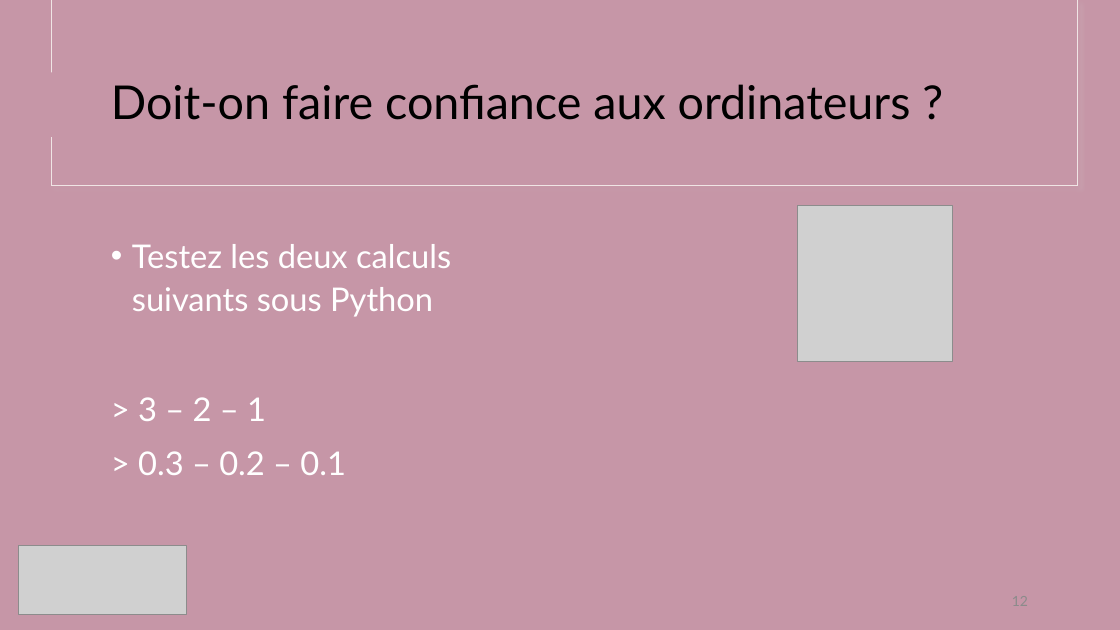
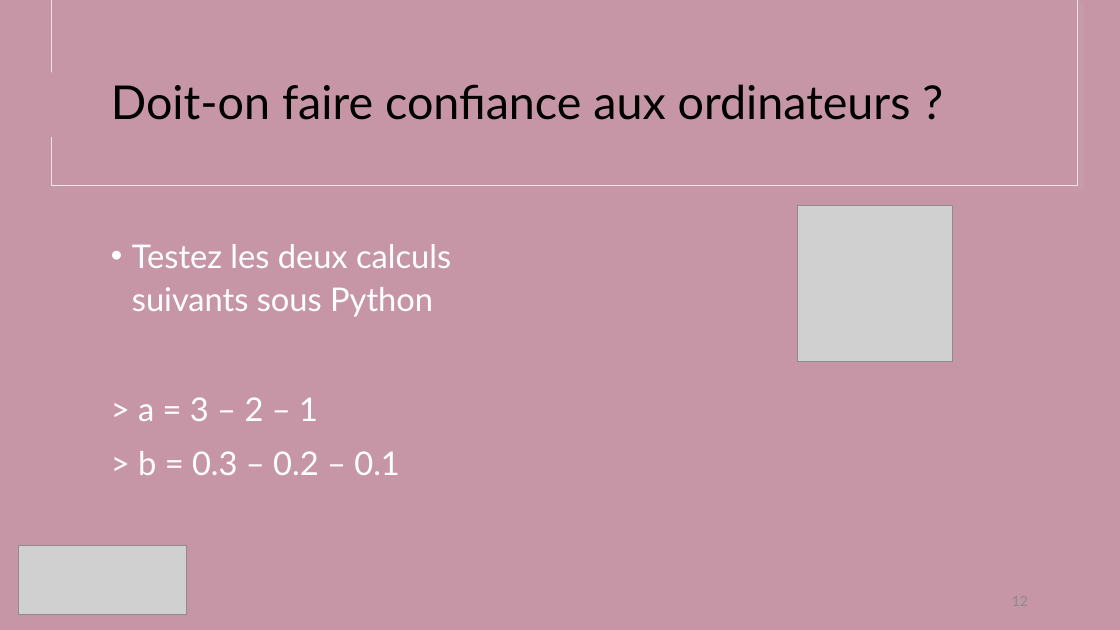
Before and after one commit to IOGS-Digital-Methods/semester-5, a slide deck: slide 12 of ONIP/onip_b1_methodes_numeriques/seance1_demistifier_python/B1_s1_1_Demystifier_Python.pptx. Drawn at 1120x630 pixels with LibreOffice and Linux fonts; fonts in the diff are those of the drawing; grey boxes stand for pictures. Boxes give left, top, right and bottom in pixels: in the first picture for what was removed or moved away, otherwise in the second. Text is boxed around its words. In the diff, an @@ line names an element or a change of style, - is before the commit and + after.

```diff
--- a/ONIP/onip_b1_methodes_numeriques/seance1_demistifier_python/B1_s1_1_Demystifier_Python.pptx
+++ b/ONIP/onip_b1_methodes_numeriques/seance1_demistifier_python/B1_s1_1_Demystifier_Python.pptx
@@ text at bbox=[138, 397, 400, 475]: text changed @@
-> 3 – 2 – 1
-> 0.3 – 0.2 – 0.1
+> a = 3 – 2 – 1
+> b = 0.3 – 0.2 – 0.1
```
Also in this commit, not shown: 1 other file.
